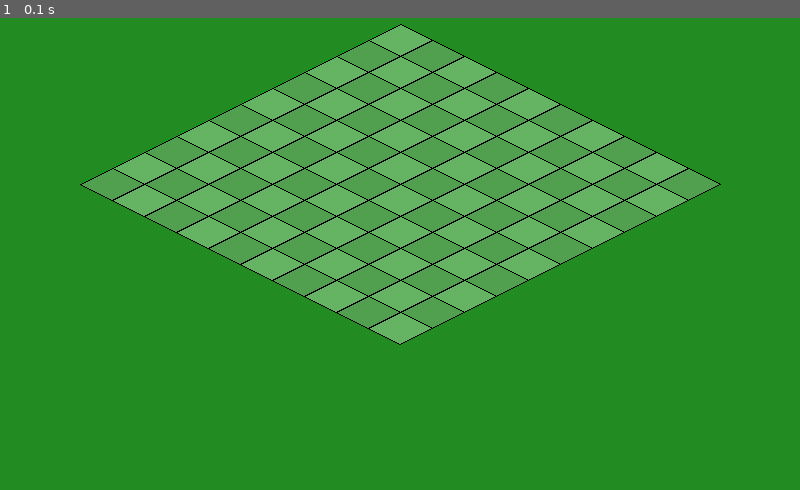
Above: before the commit, frame 1.
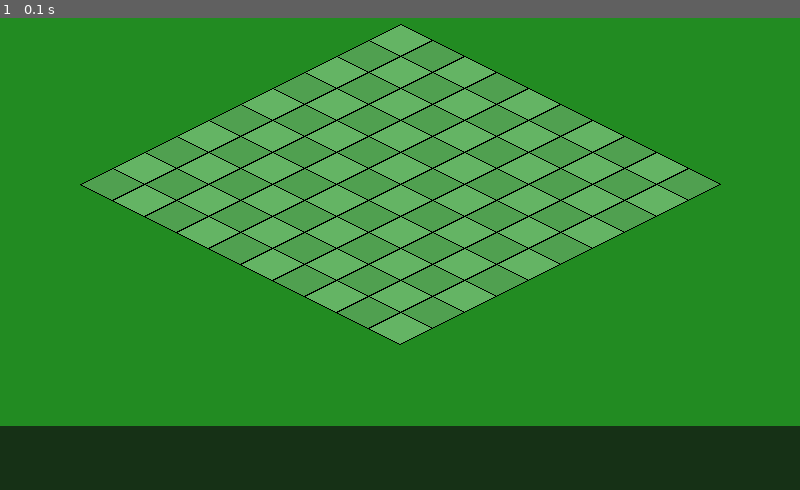
Above: after the commit, the same moment.

Repository: tdimnet/learn-pygame-by-doing
Game: pygame game, started from v3/app.py
The game is run twice, just before and just after one commit, with the same random seed, the same clock (stepped at 60 frames per second) and the same inputs.
Inputs:
- Up to frame 1 (0.1 s): no input

The runs differ from the first frame. In frame 1, 14% of the frame differs, in the area x 0-100%, y 86-100%.

Commit message:
Start to implement the bar at the bottom of the screen

Diff:
--- a/v3/app.py
+++ b/v3/app.py
@@ -10,6 +10,8 @@
 
 GRID_WIDTH = 10
 GRID_HEIGHT= 10
+
+HUD_HEIGHT = 64
 
 MAIN_BACKGROUND_COLOR = (34, 139, 34)
 TILE_BACKGROUND_COLOR = (0, 100, 0)
@@ -49,11 +51,28 @@
         1)
 
 
+def draw_hud(
+        screen: pygame.Surface,
+        font: pygame.font.Font,
+        mouse_pos: tuple[int, int]) -> None:
+    hud_rect = pygame.Rect(
+        0,
+        SCREEN_HEIGHT - HUD_HEIGHT,
+        SCREEN_WIDTH,
+        HUD_HEIGHT
+    )
+
+    hud_surface = pygame.Surface((SCREEN_WIDTH, HUD_HEIGHT), pygame.SRCALPHA)
+    hud_surface.fill((20, 30, 20, 210))
+    screen.blit(hud_surface, hud_rect.topleft)
+
+
 def main():
     pygame.init()
     screen = pygame.display.set_mode((SCREEN_WIDTH, SCREEN_HEIGHT))
     pygame.display.set_caption("Buildings")
     clock = pygame.time.Clock()
+    font = pygame.font.SysFont(None, 24)
 
     offset = (
         SCREEN_WIDTH // 2,
@@ -63,6 +82,7 @@
     running = True
     while running:
         dt = clock.tick(FPS) / 1000.0
+        mouse_pos = pygame.mouse.get_pos()
 
         # Event loop
         for event in pygame.event.get():
@@ -77,18 +97,10 @@
 
         for gx in range(GRID_WIDTH):
             for gy in range(GRID_HEIGHT):
-                if (gx + gy) % 2 == 0:
-                    color = (100, 180, 100)
-                else:
-                    color = (80, 160, 80)
+                color = (100, 180, 100) if (gx + gy) % 2 == 0 else (80, 160, 80)
+                draw_tile(screen, gx, gy, color, offset)
 
-                draw_tile(
-                    surface=screen,
-                    gx=gx,
-                    gy=gy,
-                    color=color,
-                    offset=offset
-                )
+        draw_hud(screen, font, mouse_pos)
 
         pygame.display.flip()
 
